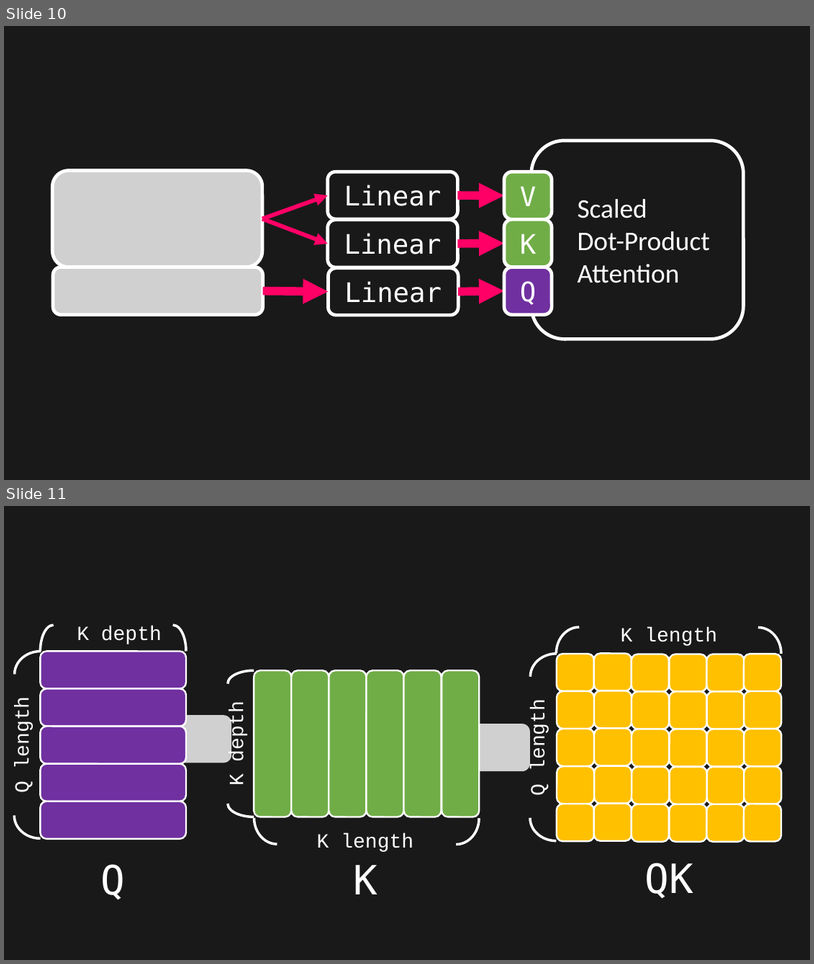
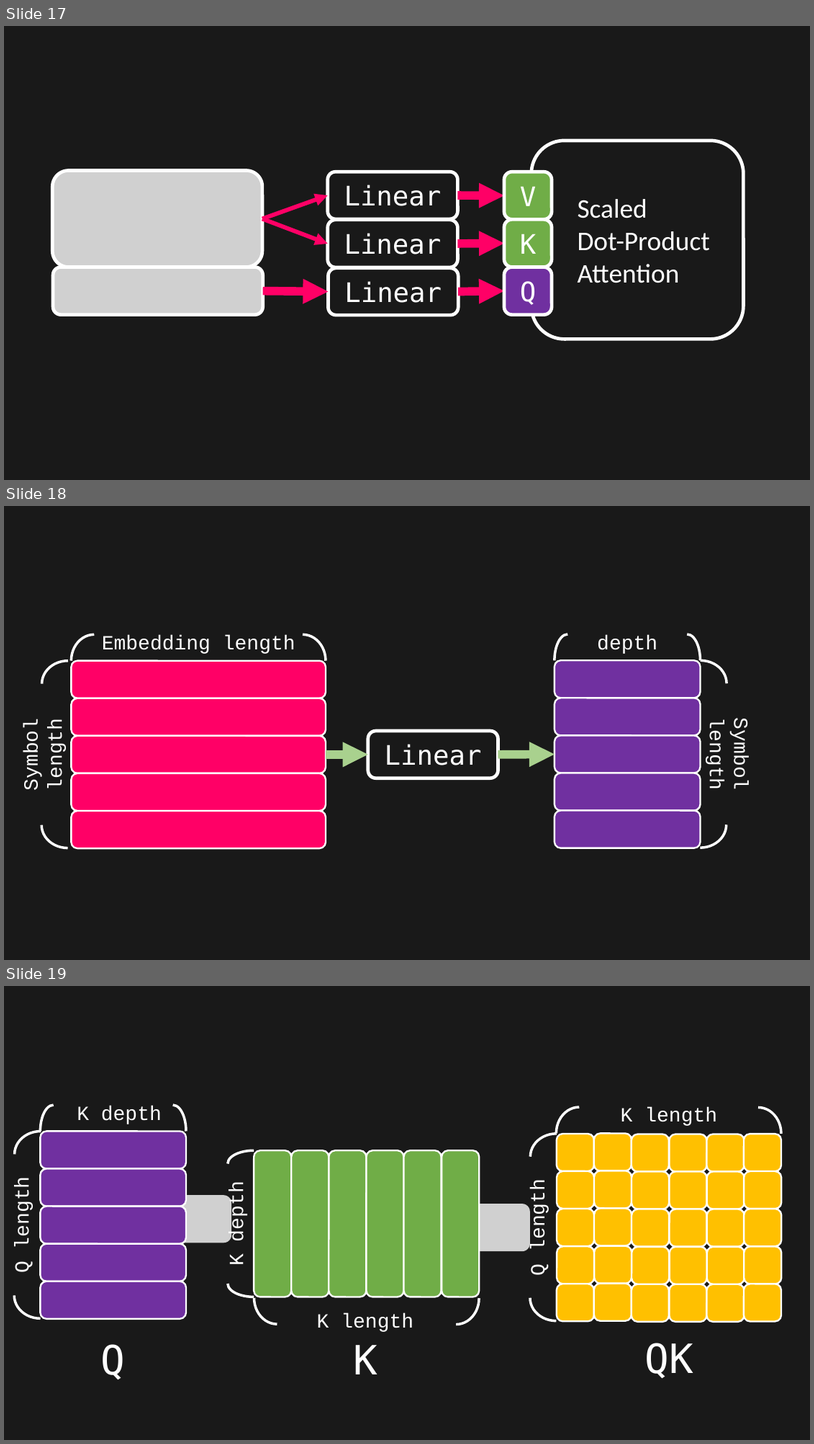
Before and after one commit to toonnyy8/PPT, a slide deck: Attention-is-all-you-need/image.pptx. Shown one above the other, each under a label of ours: slides 10 and 11 before the commit, slides 17, 18 and 19 after it. The pictures are 814x964 and 814x1444 pixels, drawn with LibreOffice and Linux fonts; fonts in the diff are those of the drawing; grey boxes stand for pictures. Boxes give left, top, right and bottom in pixels: in the first picture for what was removed or moved away, otherwise in the second. Text is boxed around its words. In the diff, an @@ line names an element or a change of style, - is before the commit and + after.

```diff
--- a/Attention-is-all-you-need/image.pptx
+++ b/Attention-is-all-you-need/image.pptx
@@ slide 18 added at [4, 506, 810, 960], background #191919 @@
@@ arc (boxed as its full ellipse) added at [71, 634, 117, 687], outline #FFFFFF 3 pt @@
@@ rounded rectangle added at [71, 623, 326, 661], 24 pt, text #FFFFFF @@
+Embedding length
@@ arc (boxed as its full ellipse) added at [280, 634, 326, 687], outline #FFFFFF 3 pt @@
@@ rounded rectangle added at [23, 671, 61, 839], 24 pt, text #FFFFFF @@
+Symbol length
@@ arc (boxed as its full ellipse) added at [42, 661, 95, 707], outline #FFFFFF 3 pt @@
@@ rounded rectangle added at [71, 661, 326, 698], fill #FF0066, outline #FFFFFF 2 pt @@
@@ arc (boxed as its full ellipse) added at [674, 661, 727, 707], outline #FFFFFF 3 pt @@
@@ rounded rectangle added at [712, 670, 750, 838], 24 pt, text #FFFFFF @@
+Symbol length
@@ rounded rectangle added at [71, 698, 326, 736], fill #FF0066, outline #FFFFFF 2 pt @@
@@ rounded rectangle added at [71, 736, 326, 773], fill #FF0066, outline #FFFFFF 2 pt @@
@@ rounded rectangle added at [368, 731, 498, 777], outline #FFFFFF 4 pt, 32 pt, text #FFFFFF @@
+Linear
@@ arrow added from (326, 754) to (368, 754), #A9D18E 10 pt @@
@@ arrow added from (498, 754) to (555, 754), #A9D18E 10 pt @@
@@ rounded rectangle added at [71, 773, 326, 811], fill #FF0066, outline #FFFFFF 2 pt @@
@@ arc (boxed as its full ellipse) added at [41, 802, 94, 848], outline #FFFFFF 3 pt @@
@@ arc (boxed as its full ellipse) added at [674, 801, 727, 847], outline #FFFFFF 3 pt @@
@@ rounded rectangle added at [71, 811, 326, 849], fill #FF0066, outline #FFFFFF 2 pt @@
@@ group added at [555, 623, 701, 848]: 6 rounded rectangles, 2 arc (boxed as its full ellipse)s @@
+depth
@@ what was slide 10 is now slide 17 @@
@@ what was slide 11 is now slide 19 @@
```
Also in this commit, not shown: 1 slide changed, 7 other slides added, 1 slide removed, 3 other files.
